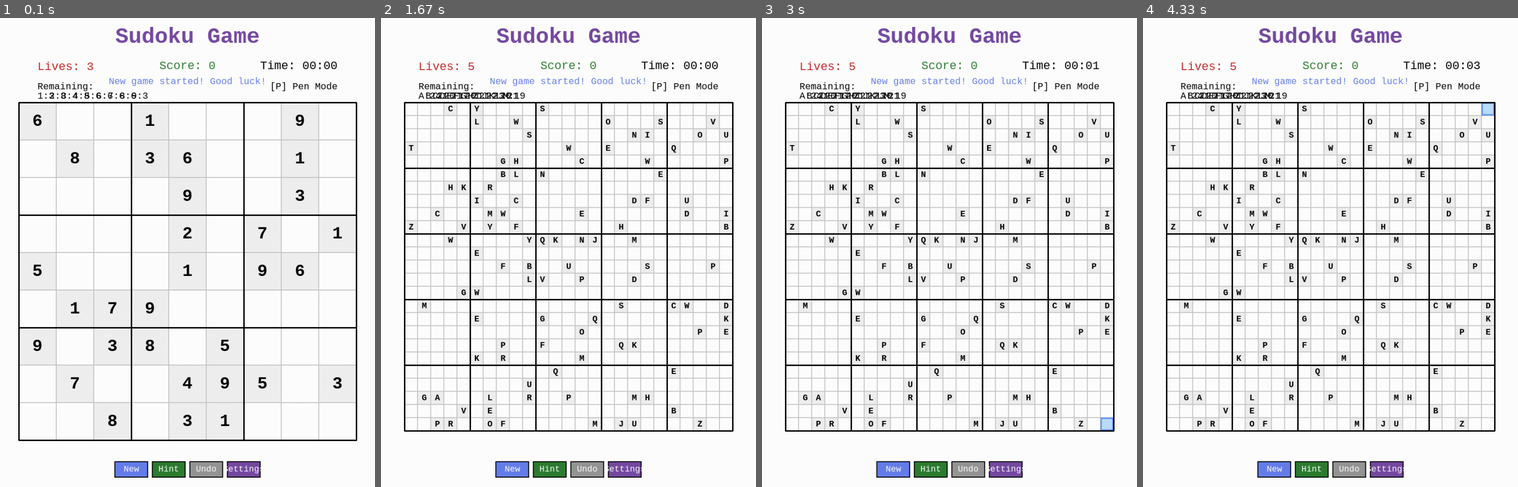
Above: before the commit, frames 1-4 (left to right).
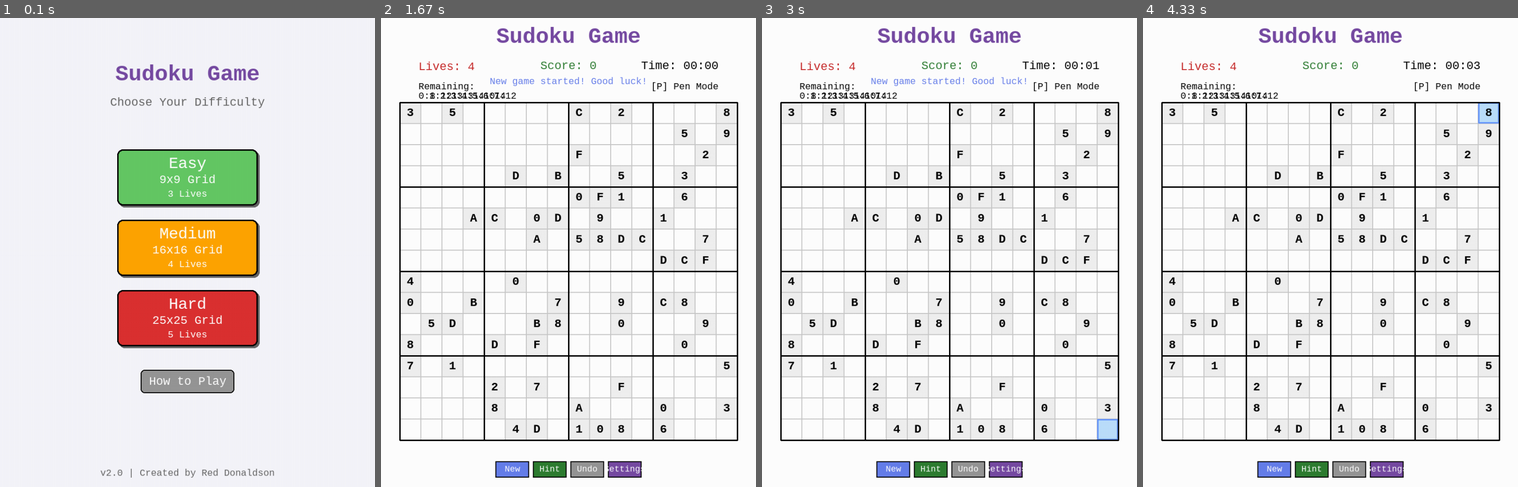
Above: after the commit, the same moments.

Repository: dbdonaldson50/PyGame-Sudoku-Flood
Game: pygame game, started from sudoku_game.py
The game is run twice, just before and just after one commit, with the same random seed, the same clock (stepped at 60 frames per second) and the same inputs.
Inputs (mouse positions are in pixels of both pictures, inside the frame that each line leads up to):
- Up to frame 1 (0.1 s): no input
- Up to frame 2 (1.67 s): hold Left 0.33-0.87 s; press the mouse at (624, 468) at 0.93 s; move the mouse to (606, 308) at 1.03 s; release the mouse at (591, 144) at 1.17 s; click (512, 243) at 1.28 s, where only the run before the commit has a clickable "Easy (9x9)"; click (624, 243) at 1.62 s, where only the run before the commit has a clickable "7"
- Up to frame 3 (3 s): hold Down 1.9-2.2 s; hold Left 2.23-2.63 s; hold Up from 2.67 s (still down)
- Up to frame 4 (4.33 s): release Up at 3.03 s; hold Right 3.07-3.7 s; hold Down 3.73-4.1 s; hold Left from 4.13 s (still down)

The runs differ from the first frame. In frame 1, 23% of the frame differs, in the area x 4-96%, y 1-98%; in frame 2, 18%; in frame 3, 18%; in frame 4, 19%.

Commit message:
Add professional main menu screen with difficulty selection, instructions modal, and menu navigation

Diff:
--- a/constants.py
+++ b/constants.py
@@ -79,3 +79,16 @@
 # UI Enhancement settings
 MAX_UNDO_HISTORY = 50  # Maximum number of moves to track for undo
 GLOW_INTENSITY = 3  # Border width for selected cell glow
+
+# Main Menu settings
+MENU_BG = (245, 245, 250)  # Light background for menu
+MENU_TITLE_COLOR = PURPLE
+MENU_SUBTITLE_COLOR = (100, 100, 100)
+MENU_BUTTON_EASY = (100, 200, 100)  # Green for easy
+MENU_BUTTON_MEDIUM = (255, 165, 0)  # Orange for medium
+MENU_BUTTON_HARD = (220, 50, 50)  # Red for hard
+MENU_BUTTON_HOVER_EASY = (130, 230, 130)
+MENU_BUTTON_HOVER_MEDIUM = (255, 195, 50)
+MENU_BUTTON_HOVER_HARD = (250, 80, 80)
+MENU_BUTTON_SECONDARY = (150, 150, 150)  # Gray for secondary buttons
+MENU_BUTTON_HOVER_SECONDARY = (180, 180, 180)
--- a/sudoku_game.py
+++ b/sudoku_game.py
@@ -16,7 +16,7 @@
 # Import game modules
 from constants import *
 import game_logic
-from ui_renderer import draw_game_screen
+from ui_renderer import draw_game_screen, draw_main_menu
 
 
 class SudokuGame:
@@ -88,7 +88,9 @@
         self.message_color = self.BLACK
         self.message_timer = 0
         self.show_settings = False
+        self.show_instructions = False  # Show how to play instructions
         self.mouse_pos = (0, 0)  # Track mouse position for hover effects
+        self.game_state = 'menu'  # 'menu' or 'playing'
 
         # Animation state
         self.animation_queue = []
@@ -109,11 +111,44 @@
         self.timer_event = pygame.USEREVENT + 1
         pygame.time.set_timer(self.timer_event, 1000)
 
-        # Start first game
-        self.new_game()
+        # Start in menu state (don't auto-start game)
+        # Game will start when user selects difficulty from menu
 
     def create_buttons(self):
         """Create button rectangles"""
+        # Main menu buttons
+        button_width = 300
+        button_height = 120
+        button_spacing = 30
+        start_y = 280
+
+        center_x = self.WINDOW_WIDTH // 2
+
+        self.buttons['menu_easy'] = pygame.Rect(center_x - button_width // 2, start_y,
+                                                 button_width, button_height)
+        self.buttons['menu_medium'] = pygame.Rect(center_x - button_width // 2,
+                                                   start_y + button_height + button_spacing,
+                                                   button_width, button_height)
+        self.buttons['menu_hard'] = pygame.Rect(center_x - button_width // 2,
+                                                 start_y + (button_height + button_spacing) * 2,
+                                                 button_width, button_height)
+
+        # How to Play button
+        howto_width = 200
+        howto_height = 50
+        self.buttons['menu_howtoplay'] = pygame.Rect(center_x - howto_width // 2,
+                                                      start_y + (button_height + button_spacing) * 3 + 20,
+                                                      howto_width, howto_height)
+
+        # Instruction modal
+        modal_width = 600
+        modal_height = 500
+        modal_x = (self.WINDOW_WIDTH - modal_width) // 2
+        modal_y = (self.WINDOW_HEIGHT - modal_height) // 2
+
+        self.buttons['instructions_modal'] = pygame.Rect(modal_x, modal_y, modal_width, modal_height)
+        self.buttons['instructions_close'] = pygame.Rect(modal_x + modal_width - 50, modal_y + 10, 40, 40)
+
         # Control buttons (New Game, Hint, Undo, Settings) - fixed position
         button_width = 72
         button_height = 35
@@ -172,6 +207,12 @@
         newgame_x = gameover_modal_x + (gameover_modal_width - newgame_width) // 2
         self.buttons['gameover_newgame'] = pygame.Rect(newgame_x, gameover_modal_y + 220,
                                                         newgame_width, 45)
+
+        # Return to Menu button in game over modal
+        menu_width = 140
+        menu_x = gameover_modal_x + (gameover_modal_width - menu_width) // 2
+        self.buttons['gameover_menu'] = pygame.Rect(menu_x, gameover_modal_y + 220 + 55,
+                                                     menu_width, 45)
 
     def update_cell_font(self):
         """Update cell font size based on grid size"""
@@ -202,6 +243,7 @@
         self.show_win_message = False
         self.show_lose_message = False
         self.show_settings = False  # FIX: Close settings modal when starting new game
+        self.game_state = 'playing'  # Set to playing state
         self.score = 0
         self.seconds = 0
         self.pencil_mode = False
@@ -529,6 +571,11 @@
         self.message = f"Game Over!\nOut of lives\nFinal Score: {self.score}"
         self.message_color = self.DARK_RED
 
+    def start_game_with_difficulty(self, difficulty):
+        """Start a new game with specified difficulty"""
+        self.difficulty = difficulty
+        self.new_game()
+
     def show_message(self, text, color):
         """Display a temporary message"""
         self.message = text
@@ -540,11 +587,38 @@
         # Update mouse position for hover effects
         self.mouse_pos = pos
 
+        # Handle menu state
+        if self.game_state == 'menu':
+            # Check for instruction modal
+            if self.show_instructions:
+                if self.buttons['instructions_modal'].collidepoint(pos):
+                    if self.buttons['instructions_close'].collidepoint(pos):
+                        self.show_instructions = False
+                    return
+                else:
+                    self.show_instructions = False
+                    return
+
+            # Check menu buttons
+            if self.buttons['menu_easy'].collidepoint(pos):
+                self.start_game_with_difficulty('easy')
+            elif self.buttons['menu_medium'].collidepoint(pos):
+                self.start_game_with_difficulty('medium')
+            elif self.buttons['menu_hard'].collidepoint(pos):
+                self.start_game_with_difficulty('hard')
+            elif self.buttons['menu_howtoplay'].collidepoint(pos):
+                self.show_instructions = True
+            return
+
         # Handle game over modal
         if self.show_win_message or self.show_lose_message:
             if self.buttons['gameover_modal'].collidepoint(pos):
                 if self.buttons['gameover_newgame'].collidepoint(pos):
                     self.new_game()
+                elif self.buttons['gameover_menu'].collidepoint(pos):
+                    self.game_state = 'menu'
+                    self.show_win_message = False
+                    self.show_lose_message = False
                 return
             else:
                 # Click outside modal closes it
@@ -667,11 +741,14 @@
 
     def draw(self):
         """Draw the game screen"""
-        # Update animation
-        self.update_animation()
-
-        # Draw everything using the UI renderer
-        draw_game_screen(self)
+        if self.game_state == 'menu':
+            draw_main_menu(self)
+        else:
+            # Update animation
+            self.update_animation()
+
+            # Draw everything using the UI renderer
+            draw_game_screen(self)
 
     def run(self):
         """Main game loop"""
@@ -686,9 +763,15 @@
                 elif event.type == pygame.MOUSEMOTION:
                     self.mouse_pos = event.pos  # Track mouse position for hover effects
                 elif event.type == pygame.KEYDOWN:
-                    self.handle_key(event.key)
+                    # Only handle keyboard in playing state
+                    if self.game_state == 'playing':
+                        self.handle_key(event.key)
+                    # ESC to return to menu (only when not in game over state)
+                    elif event.key == pygame.K_ESCAPE and self.game_state == 'playing' and not self.game_over:
+                        self.game_state = 'menu'
                 elif event.type == self.timer_event:
-                    if not self.game_over:
+                    # Only update timer when playing and not game over
+                    if self.game_state == 'playing' and not self.game_over:
                         self.seconds += 1
 
             self.draw()
--- a/ui_renderer.py
+++ b/ui_renderer.py
@@ -6,6 +6,143 @@
 
 import pygame
 from constants import *
+
+
+def draw_main_menu(game):
+    """Draw the main menu screen"""
+    game.screen.fill(MENU_BG)
+
+    # Draw title
+    title_text = game.title_font.render("Sudoku Game", True, MENU_TITLE_COLOR)
+    title_rect = title_text.get_rect(center=(WINDOW_WIDTH // 2, 120))
+    game.screen.blit(title_text, title_rect)
+
+    # Draw subtitle
+    subtitle_text = game.medium_font.render("Choose Your Difficulty", True, MENU_SUBTITLE_COLOR)
+    subtitle_rect = subtitle_text.get_rect(center=(WINDOW_WIDTH // 2, 180))
+    game.screen.blit(subtitle_text, subtitle_rect)
+
+    # Draw difficulty buttons with descriptions
+    difficulty_buttons = [
+        ('menu_easy', 'Easy', '9x9 Grid', '3 Lives', MENU_BUTTON_EASY, MENU_BUTTON_HOVER_EASY),
+        ('menu_medium', 'Medium', '16x16 Grid', '4 Lives', MENU_BUTTON_MEDIUM, MENU_BUTTON_HOVER_MEDIUM),
+        ('menu_hard', 'Hard', '25x25 Grid', '5 Lives', MENU_BUTTON_HARD, MENU_BUTTON_HOVER_HARD)
+    ]
+
+    for key, title, grid_desc, lives_desc, color, hover_color in difficulty_buttons:
+        button = game.buttons[key]
+        is_hovering = button.collidepoint(game.mouse_pos)
+        button_color = hover_color if is_hovering else color
+
+        # Draw button with shadow for depth
+        shadow_rect = button.copy()
+        shadow_rect.x += 4
+        shadow_rect.y += 4
+        pygame.draw.rect(game.screen, (100, 100, 100), shadow_rect, border_radius=12)
+        pygame.draw.rect(game.screen, button_color, button, border_radius=12)
+        pygame.draw.rect(game.screen, BLACK, button, 3, border_radius=12)
+
+        # Draw title
+        title_surface = game.large_font.render(title, True, WHITE)
+        title_rect = title_surface.get_rect(center=(button.centerx, button.centery - 30))
+        game.screen.blit(title_surface, title_rect)
+
+        # Draw grid size
+        grid_surface = game.medium_font.render(grid_desc, True, WHITE)
+        grid_rect = grid_surface.get_rect(center=(button.centerx, button.centery + 5))
+        game.screen.blit(grid_surface, grid_rect)
+
+        # Draw lives count
+        lives_surface = game.small_font.render(lives_desc, True, WHITE)
+        lives_rect = lives_surface.get_rect(center=(button.centerx, button.centery + 35))
+        game.screen.blit(lives_surface, lives_rect)
+
+    # Draw "How to Play" button
+    how_to_play_button = game.buttons['menu_howtoplay']
+    is_hovering = how_to_play_button.collidepoint(game.mouse_pos)
+    button_color = MENU_BUTTON_HOVER_SECONDARY if is_hovering else MENU_BUTTON_SECONDARY
+
+    pygame.draw.rect(game.screen, button_color, how_to_play_button, border_radius=8)
+    pygame.draw.rect(game.screen, BLACK, how_to_play_button, 2, border_radius=8)
+
+    howto_text = game.medium_font.render("How to Play", True, WHITE)
+    howto_rect = howto_text.get_rect(center=how_to_play_button.center)
+    game.screen.blit(howto_text, howto_rect)
+
+    # Draw version/author info at bottom
+    version_text = game.small_font.render("v2.0 | Created by Red Donaldson", True, MENU_SUBTITLE_COLOR)
+    version_rect = version_text.get_rect(center=(WINDOW_WIDTH // 2, WINDOW_HEIGHT - 30))
+    game.screen.blit(version_text, version_rect)
+
+    # Draw instructions modal if open
+    if game.show_instructions:
+        draw_instructions_modal(game)
+
+    pygame.display.flip()
+
+
+def draw_instructions_modal(game):
+    """Draw the how to play instructions modal"""
+    modal = game.buttons['instructions_modal']
+
+    # Draw semi-transparent overlay
+    overlay = pygame.Surface((WINDOW_WIDTH, WINDOW_HEIGHT))
+    overlay.set_alpha(128)
+    overlay.fill(BLACK)
+    game.screen.blit(overlay, (0, 0))
+
+    # Draw modal
+    pygame.draw.rect(game.screen, WHITE, modal, border_radius=10)
+    pygame.draw.rect(game.screen, BLACK, modal, 3, border_radius=10)
+
+    # Title
+    title_text = game.large_font.render("How to Play", True, PURPLE)
+    title_rect = title_text.get_rect(center=(modal.centerx, modal.top + 40))
+    game.screen.blit(title_text, title_rect)
+
+    # Instructions text
+    instructions = [
+        "Goal: Fill the entire grid with numbers/symbols",
+        "",
+        "Rules:",
+        "• Each row must contain all symbols once",
+        "• Each column must contain all symbols once",
+        "• Each box must contain all symbols once",
+        "",
+        "Controls:",
+        "• Click a cell to select it",
+        "• Type numbers/letters to fill cells",
+        "• Arrow keys to navigate",
+        "• P - Toggle Pencil/Pen mode",
+        "• Backspace/Delete - Clear cell",
+        "• Ctrl/Cmd+Z - Undo last move",
+        "• ESC - Return to menu",
+        "",
+        "Features:",
+        "• Auto-fill when only one option remains",
+        "• Pencil marks for noting possibilities",
+        "• Hints cost 10 points",
+    ]
+
+    y_offset = modal.top + 90
+    for line in instructions:
+        if line:
+            text_surface = game.small_font.render(line, True, BLACK)
+            text_rect = text_surface.get_rect(left=modal.left + 30, top=y_offset)
+            game.screen.blit(text_surface, text_rect)
+        y_offset += 22
+
+    # Close button
+    close_button = game.buttons['instructions_close']
+    is_hovering = close_button.collidepoint(game.mouse_pos)
+    close_color = HOVER_RED if is_hovering else DARK_RED
+
+    pygame.draw.rect(game.screen, close_color, close_button, border_radius=5)
+    pygame.draw.rect(game.screen, BLACK, close_button, 2, border_radius=5)
+
+    close_text = game.medium_font.render("X", True, WHITE)
+    close_rect = close_text.get_rect(center=close_button.center)
+    game.screen.blit(close_text, close_rect)
 
 
 def draw_game_screen(game):
@@ -432,3 +569,15 @@
     newgame_text = game.small_font.render("New Game", True, WHITE)
     newgame_rect = newgame_text.get_rect(center=newgame_button.center)
     game.screen.blit(newgame_text, newgame_rect)
+
+    # Return to Menu button
+    menu_button = game.buttons['gameover_menu']
+    is_menu_hovering = menu_button.collidepoint(game.mouse_pos)
+    menu_color = HOVER_PURPLE if is_menu_hovering else PURPLE
+
+    pygame.draw.rect(game.screen, menu_color, menu_button)
+    pygame.draw.rect(game.screen, BLACK, menu_button, 2)
+
+    menu_text = game.small_font.render("Main Menu", True, WHITE)
+    menu_rect = menu_text.get_rect(center=menu_button.center)
+    game.screen.blit(menu_text, menu_rect)
